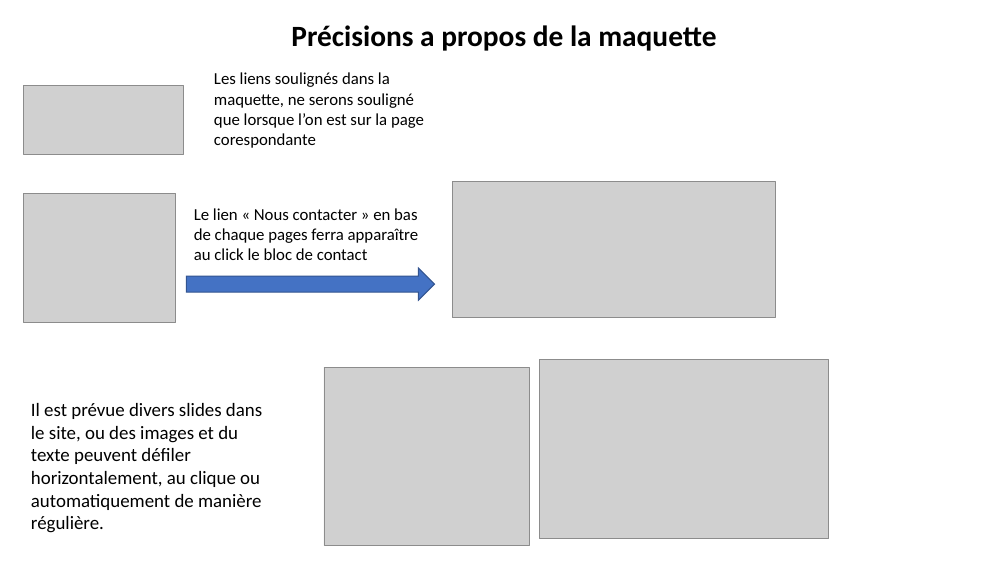
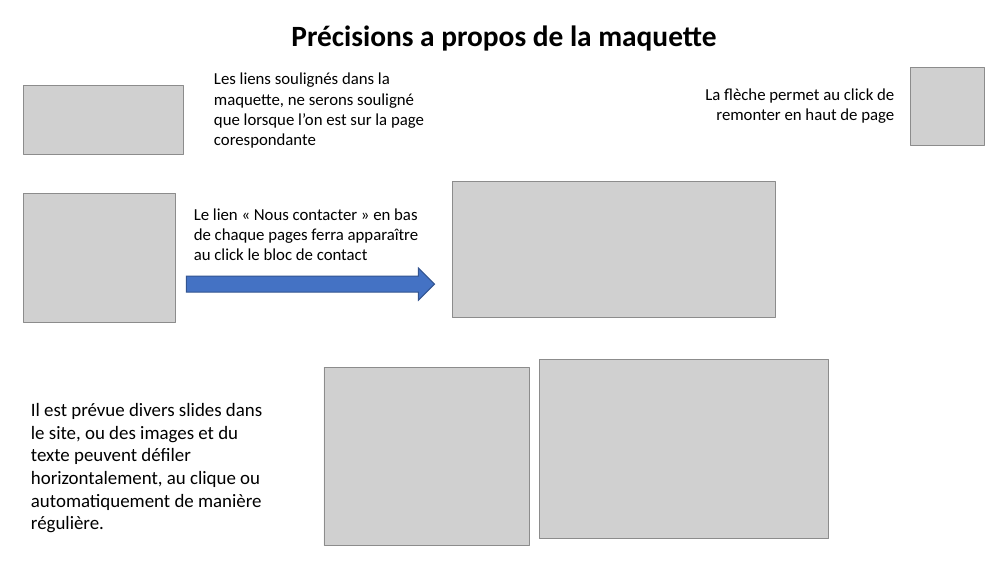
Before and after one commit to YupankiAdrienWill/yupanki_dossier-conception, a slide deck: slide 1 of explication_mockup/explication_mockup.pptx. Drawn at 1008x567 pixels with LibreOffice and Linux fonts; fonts in the diff are those of the drawing; grey boxes stand for pictures. Boxes give left, top, right and bottom in pixels: in the first picture for what was removed or moved away, otherwise in the second. Text is boxed around its words. In the diff, an @@ line names an element or a change of style, - is before the commit and + after.

```diff
--- a/explication_mockup/explication_mockup.pptx
+++ b/explication_mockup/explication_mockup.pptx
@@ text added at <box>705,88,894,123</box>, 16 pt, text #000000 @@
+La flèche permet au click de remonter en haut de page
@@ picture added at <box>910,67,985,145</box> @@
```
Also in this commit, not shown: 2 other files.
